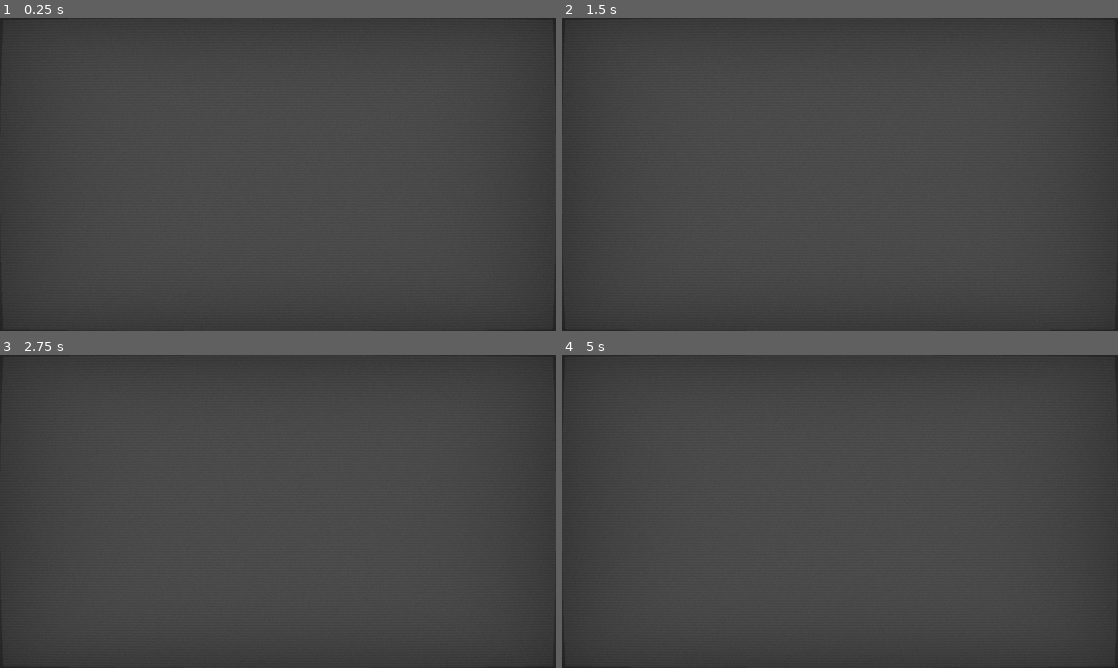
Above: before the commit, frames 1-4 (two rows, left to right).
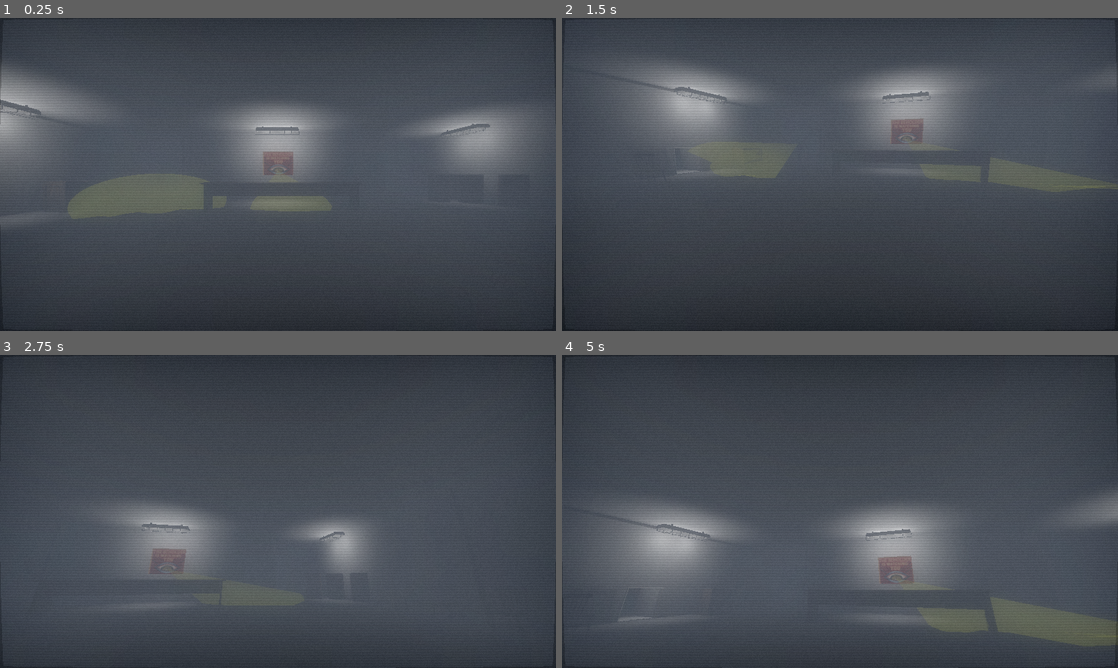
Above: after the commit, the same moments.

Repository: ludoviKZ/lazy-eye
Game: Godot game, scene res://scenes/maps/interior_1.tscn
Two runs of this game, one before a commit and one after it. Both use one fixed random seed, a clock stepped at 60 frames per second and the inputs below. Sound files missing from this copy of the repository are replaced by a short silence.
Inputs (mouse positions are in pixels of both pictures, inside the frame that each line leads up to):
- Up to frame 1 (0.25 s): no input
- Up to frame 2 (1.5 s): tap Enter (ui_accept) at 0.5 s; move the mouse to (962, 158) at 0.52 s; hold D (move_right) 0.53-1.25 s; hold Ctrl (crouch) 0.53-1.25 s; click (962, 158) at 0.67 s; tap Space (jump) at 0.77 s; drag from (728, 190) to (812, 237) at 1.27 s
- Up to frame 3 (2.75 s): move the mouse to (333, 442) at 2.02 s; hold D (move_right) from 2.03 s (still down); tap C at 2.1 s
- Up to frame 4 (5 s): release D (move_right) at 2.75 s; drag from (812, 574) to (673, 464) at 2.77 s; tap Enter (ui_accept) at 3.5 s; move the mouse to (1006, 558) at 3.52 s; hold A (move_left) 3.53-4.25 s; tap P at 3.6 s; tap Space (jump) at 3.77 s; drag from (673, 464) to (756, 433) at 4.27 s

The runs differ from the first frame. In frame 1, 25% of the frame differs, in the area x 0-100%, y 7-100%; in frame 2, 25%; in frame 3, 14%; in frame 4, 26%, in the area x 0-100%, y 0-100%.

Commit message:
Revert "Merge pull request #31 from ludoviKZ/Ludovico"
This reverts commit 21d4803f670a49cd5d81f4f6b000b29d71d460a7, reversing
changes made to 952c050af74e7df0cd28acf8a7bc76f1e1670661.

Diff:
--- a/maaack's-minimal-game-template/scenes/Player/Player.tscn
+++ b/maaack's-minimal-game-template/scenes/Player/Player.tscn
@@ -12,11 +12,7 @@
 [node name="Camera3D" type="Camera3D" parent="." unique_id=703867564 groups=["player"]]
 transform = Transform3D(1, 0, 0, 0, 1, 0, 0, 0, 1, 0, 0.47882676, 0)
 
-[node name="MeshInstance3D" type="MeshInstance3D" parent="Camera3D" unique_id=1965468583]
-material_override = SubResource("ShaderMaterial_8twhp")
-
 [node name="MeshInstance3D" type="MeshInstance3D" parent="." unique_id=1737136225 groups=["player"]]
-material_override = SubResource("ShaderMaterial_oq3f1")
 mesh = SubResource("CapsuleMesh_8twhp")
 
 [node name="Hitbox" type="CollisionShape3D" parent="." unique_id=174141585 groups=["player"]]
